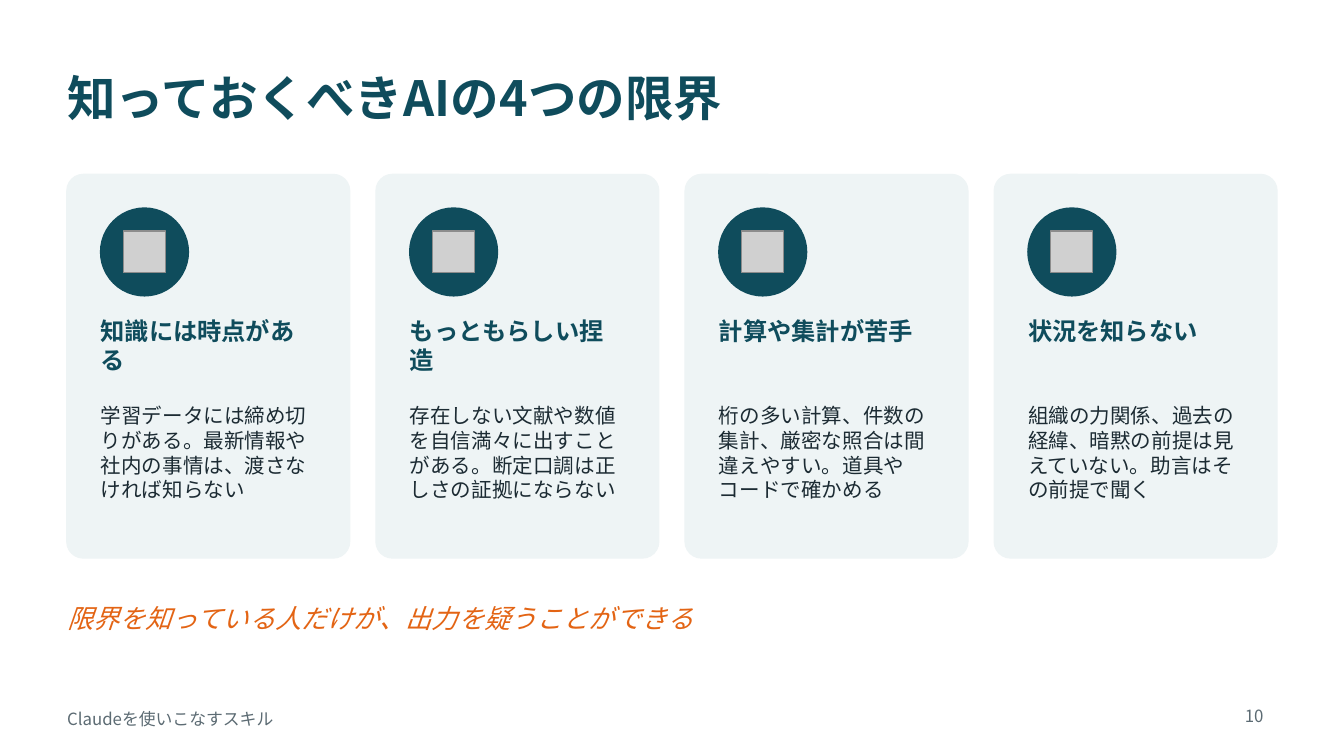
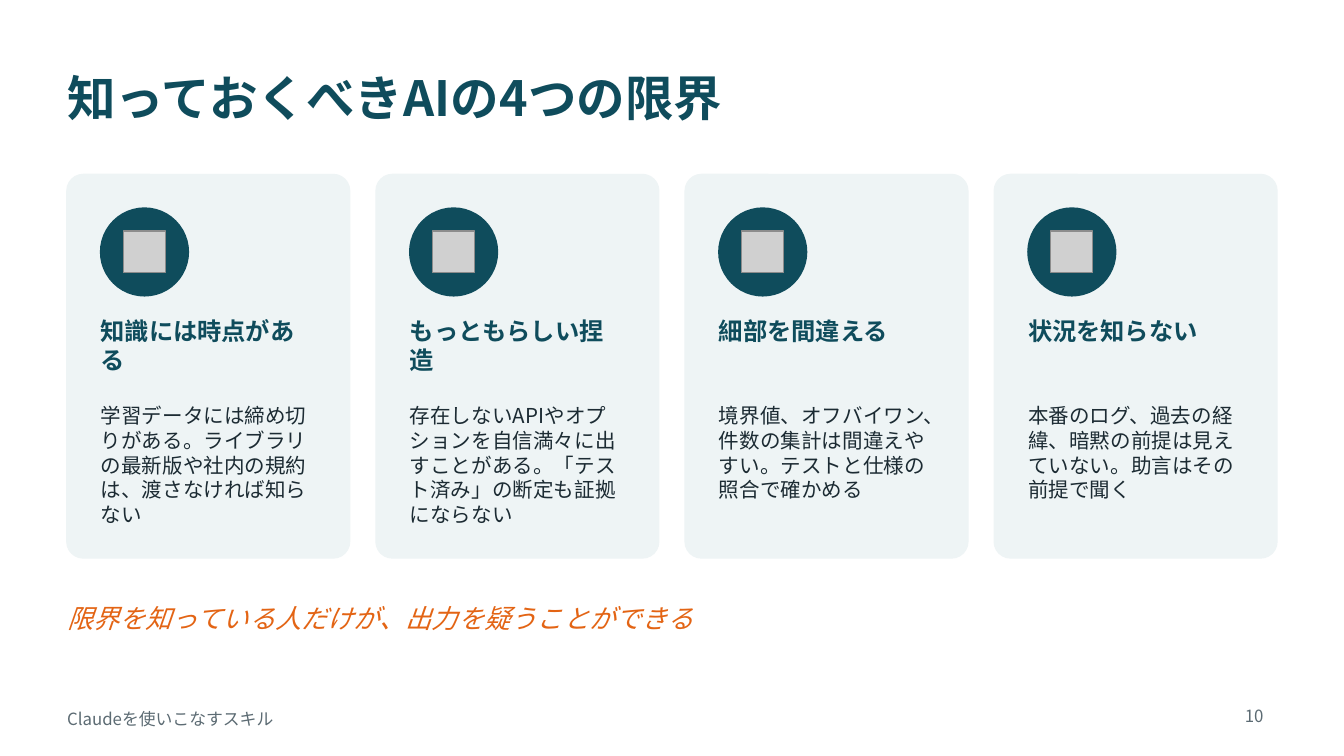
Before and after one commit to moto-k77/hello-world, a slide deck: slide 10 of claude-skills-lecture.pptx. Drawn at 1344x756 pixels with LibreOffice and Linux fonts; fonts in the diff are those of the drawing; grey boxes stand for pictures. Boxes give left, top, right and bottom in pixels: in the first picture for what was removed or moved away, otherwise in the second. Text is boxed around its words. In the diff, an @@ line names an element or a change of style, - is before the commit and + after.

```diff
--- a/claude-skills-lecture.pptx
+++ b/claude-skills-lecture.pptx
@@ text at bbox=[719, 319, 888, 343]: text changed @@
-計算や集計が苦手
+細部を間違える
@@ text at bbox=[101, 405, 307, 523]: text changed @@
-学習データには締め切りがある。最新情報や社内の事情は、渡さなければ知らない
+学習データには締め切りがある。ライブラリの最新版や社内の規約は、渡さなければ知らない
@@ text at bbox=[410, 406, 616, 523]: text changed @@
-存在しない文献や数値を自信満々に出すことがある。断定口調は正しさの証拠にならない
+存在しないAPIやオプションを自信満々に出すことがある。「テスト済み」の断定も証拠にならない
@@ text at bbox=[719, 405, 944, 499]: text changed @@
-桁の多い計算、件数の集計、厳密な照合は間違えやすい。道具やコードで確かめる
+境界値、オフバイワン、件数の集計は間違えやすい。テストと仕様の照合で確かめる
@@ text at bbox=[1028, 405, 1234, 499]: text changed @@
-組織の力関係、過去の経緯、暗黙の前提は見えていない。助言はその前提で聞く
+本番のログ、過去の経緯、暗黙の前提は見えていない。助言はその前提で聞く
```
Also in this commit, not shown: 8 other slides changed, 2 other files.
